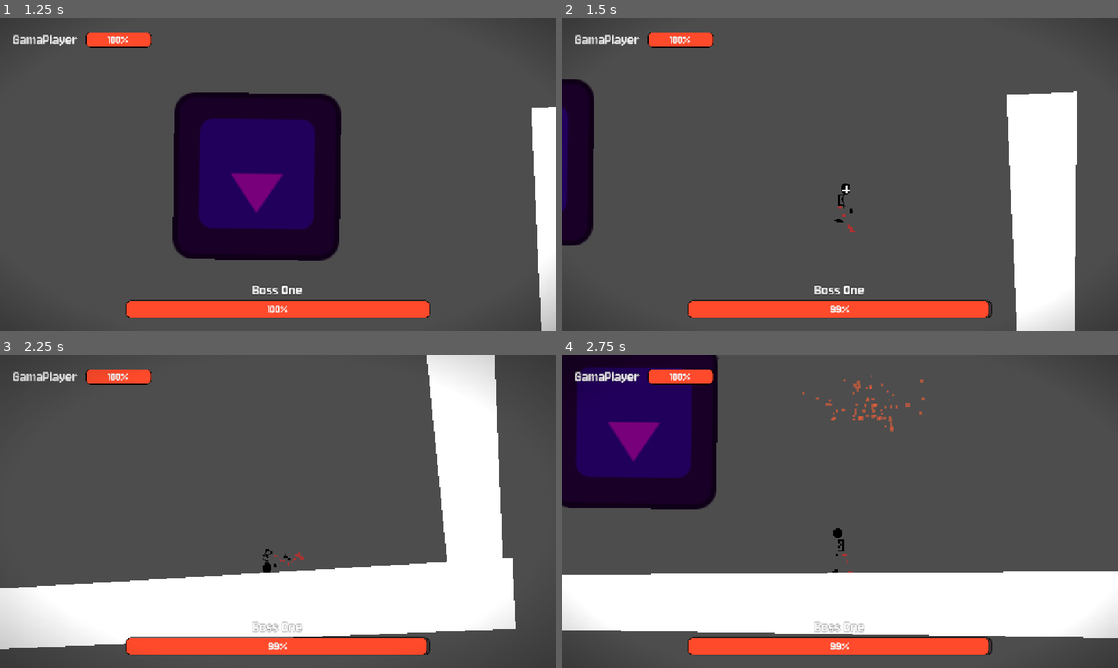
Above: before the commit, frames 1-4 (two rows, left to right).
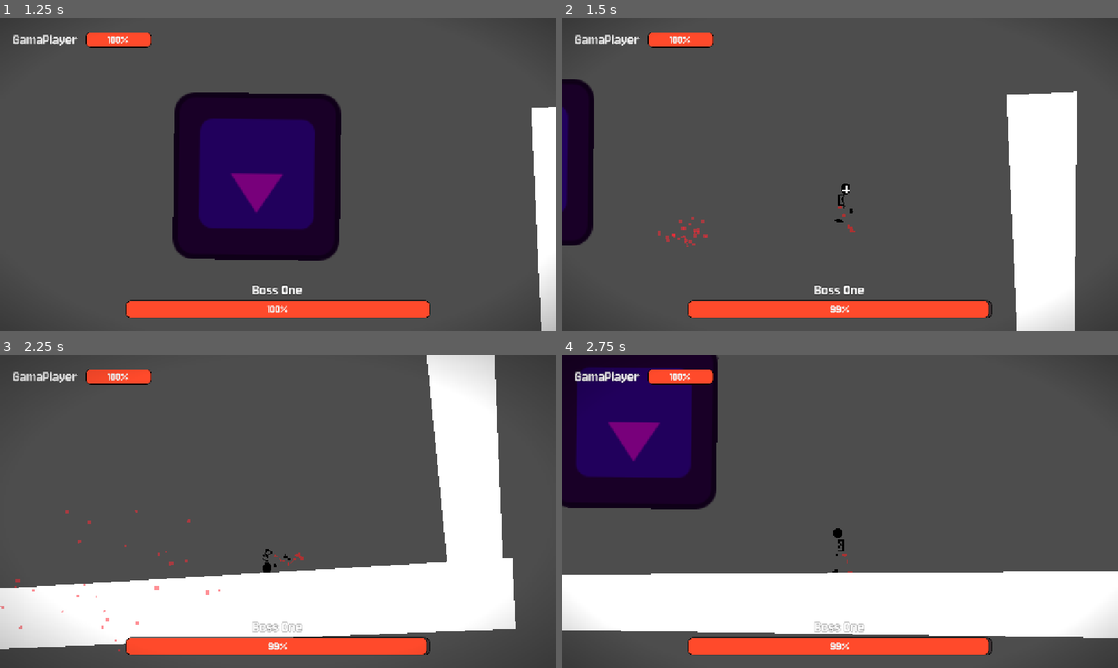
Above: after the commit, the same moments.

Repository: Jeremy-81/GamaBanda
Game: Godot game, scene res://scenes/boss_fight.tscn
Same seed, same stepped clock (60 frames per second), same inputs: the game is played once before the commit and once after it. This scene is started directly instead of the project's main scene. The engine's default icon, where the game draws it, is replaced by a stand-in: a white triangle on a blue panel in a dark square.
Inputs (mouse positions are in pixels of both pictures, inside the frame that each line leads up to):
- Up to frame 1 (1.25 s): move the mouse to (400, 158) at 0.52 s; press the mouse at (400, 158) at 0.53 s; hold D (go_right) from 0.53 s (still down); tap Space (jump) at 0.77 s
- Up to frame 2 (1.5 s): keep holding D (go_right); move the mouse to (728, 190) at 1.27 s; release the mouse at (728, 190) at 1.28 s; click (728, 190) at 1.35 s
- Up to frame 3 (2.25 s): tap Space (jump) at 1.52 s; move the mouse to (333, 442) at 2.02 s; release D (go_right) at 2.03 s; press the mouse at (333, 442) at 2.03 s; hold A (go_left) from 2.03 s (still down); tap Shift (dash) at 2.1 s
- Up to frame 4 (2.75 s): keep holding A (go_left)

Frame 1 is identical in both runs. In frame 2, 0.1% of the frame differs, in the area x 17-27%, y 63-74%; in frame 3, 0.1%; in frame 4, 0.3%, in the area x 43-66%, y 6-25%.

Commit message:
Big hit effect

Diff:
--- a/scenes/objects/boss/boss.gd
+++ b/scenes/objects/boss/boss.gd
@@ -11,7 +11,8 @@
 @export var player : Node
 
 @onready var sprite_2d: Sprite2D = $Sprite2D
-@onready var hit_paritcules: GPUParticles2D = $HitParitcules
+@onready var hit_paritcules := preload("uid://hqlkttia3yu4")
+@onready var big_hit_paritcules: GPUParticles2D = $BigHitParitcules
 
 var in_range: bool = false
 
@@ -31,12 +32,19 @@
 func get_damage() -> float:
 	return damage
 
-func take_player_damage(amount: float) -> void:
+func take_player_damage(amount: float, type: int) -> void:
 	if in_range:
-		take_damage(amount)
+		take_damage(amount, type)
 
-func take_damage(amount: float) -> void:
-	hit_paritcules.restart()
+func take_damage(amount: float, type: int) -> void:
+	if type == 0:
+		var hit_p = hit_paritcules.instantiate()
+		hit_p.global_position = position
+		get_parent().add_child(hit_p)
+		hit_p.emitting = true
+	else:
+		big_hit_paritcules.emitting = true
+
 	hp -= amount
 	if hp < 0.0:
 		hp = 0.0
--- a/scenes/objects/boss/boss.tscn
+++ b/scenes/objects/boss/boss.tscn
@@ -3,27 +3,19 @@
 [ext_resource type="Texture2D" uid="uid://61wvyl0hmq1o" path="res://icon.svg" id="1_adfyq"]
 [ext_resource type="Script" uid="uid://ldec8y3af7ov" path="res://scenes/objects/boss/boss.gd" id="1_mar8m"]
 [ext_resource type="PackedScene" uid="uid://v03j4dmf32so" path="res://scenes/objects/hitbox/hitbox.tscn" id="3_4e6rw"]
+[ext_resource type="PackedScene" uid="uid://hqlkttia3yu4" path="res://scenes/objects/boss/hurt_particule.tscn" id="4_dnwl1"]
 
 [sub_resource type="RectangleShape2D" id="RectangleShape2D_4e6rw"]
 size = Vector2(363.75, 369)
 
 [sub_resource type="Gradient" id="Gradient_0a575"]
 offsets = PackedFloat32Array(1)
-colors = PackedColorArray(1, 0.38431373, 0.20392157, 0.5176471)
+colors = PackedColorArray(1, 0.15686275, 0.20392157, 0.5176471)
 
-[sub_resource type="GradientTexture2D" id="GradientTexture2D_4e6rw"]
+[sub_resource type="GradientTexture2D" id="GradientTexture2D_dnwl1"]
 gradient = SubResource("Gradient_0a575")
-width = 16
-height = 16
-
-[sub_resource type="ParticleProcessMaterial" id="ParticleProcessMaterial_dnwl1"]
-particle_flag_disable_z = true
-direction = Vector3(0, -1, 0)
-spread = 70.0
-initial_velocity_max = 414.28998
-gravity = Vector3(0, 1000, 0)
-scale_min = 0.19999999
-scale_max = 0.59999996
+width = 48
+height = 48
 
 [node name="Boss" type="CharacterBody2D" unique_id=623795894]
 script = ExtResource("1_mar8m")
@@ -50,14 +42,8 @@
 position = Vector2(-3, -179)
 shape = SubResource("RectangleShape2D_4e6rw")
 
-[node name="HitParitcules" type="GPUParticles2D" parent="." unique_id=2020280359]
-position = Vector2(-3, -112)
-emitting = false
-amount = 70
-texture = SubResource("GradientTexture2D_4e6rw")
-one_shot = true
-explosiveness = 0.91
-randomness = 0.78
-process_material = SubResource("ParticleProcessMaterial_dnwl1")
+[node name="BigHitParitcules" parent="." unique_id=1008605748 instance=ExtResource("4_dnwl1")]
+amount = 100
+texture = SubResource("GradientTexture2D_dnwl1")
 
 [connection signal="timeout" from="Timer" to="." method="_on_timer_timeout"]
--- /dev/null
+++ b/scenes/objects/boss/hurt_particule.tscn
@@ -0,0 +1,28 @@
+[gd_scene format=3 uid="uid://hqlkttia3yu4"]
+
+[sub_resource type="Gradient" id="Gradient_0a575"]
+offsets = PackedFloat32Array(1)
+colors = PackedColorArray(1, 0.15686275, 0.20392157, 0.5176471)
+
+[sub_resource type="GradientTexture2D" id="GradientTexture2D_4e6rw"]
+gradient = SubResource("Gradient_0a575")
+width = 16
+height = 16
+
+[sub_resource type="ParticleProcessMaterial" id="ParticleProcessMaterial_dnwl1"]
+particle_flag_disable_z = true
+direction = Vector3(0, -1, 0)
+spread = 70.0
+initial_velocity_max = 414.28998
+gravity = Vector3(0, 1000, 0)
+scale_min = 0.19999999
+scale_max = 0.59999996
+
+[node name="HitParitcules" type="GPUParticles2D" unique_id=1008605748]
+emitting = false
+amount = 30
+texture = SubResource("GradientTexture2D_4e6rw")
+one_shot = true
+explosiveness = 0.91
+randomness = 0.78
+process_material = SubResource("ParticleProcessMaterial_dnwl1")
--- a/scenes/objects/player/player.gd
+++ b/scenes/objects/player/player.gd
@@ -99,14 +99,14 @@
 
 	if Input.is_action_just_released("attack"):
 		if loading_attack > 2.0:
-			attack(damage * 10)
+			attack(damage * 10, 1)
 		else:
-			attack(damage)
+			attack(damage, 0)
 
 		loading_attack = 0.0
 
-func attack(attack_damage: float) -> void:
-	attack_boss.emit(attack_damage)
+func attack(attack_damage: float, type: int) -> void:
+	attack_boss.emit(attack_damage, type)
 
 func _shake_screen(random_shake := false, shake_time : float = 1.0) -> void:
 	var shake_tween : Tween = get_tree().create_tween();
